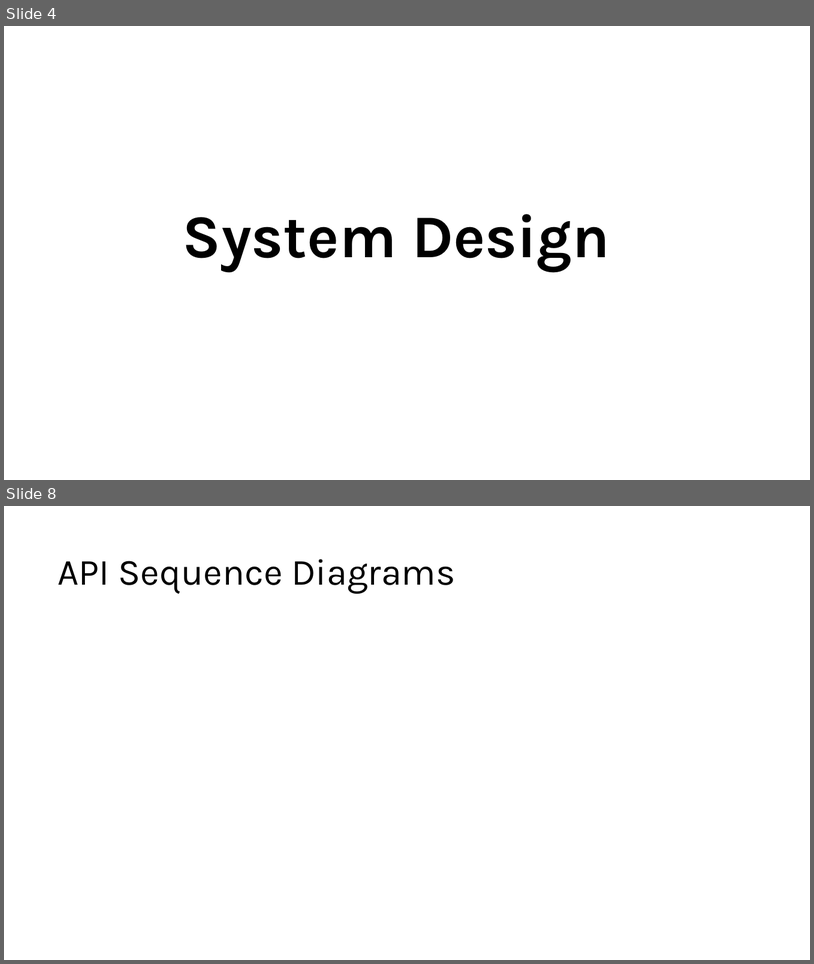
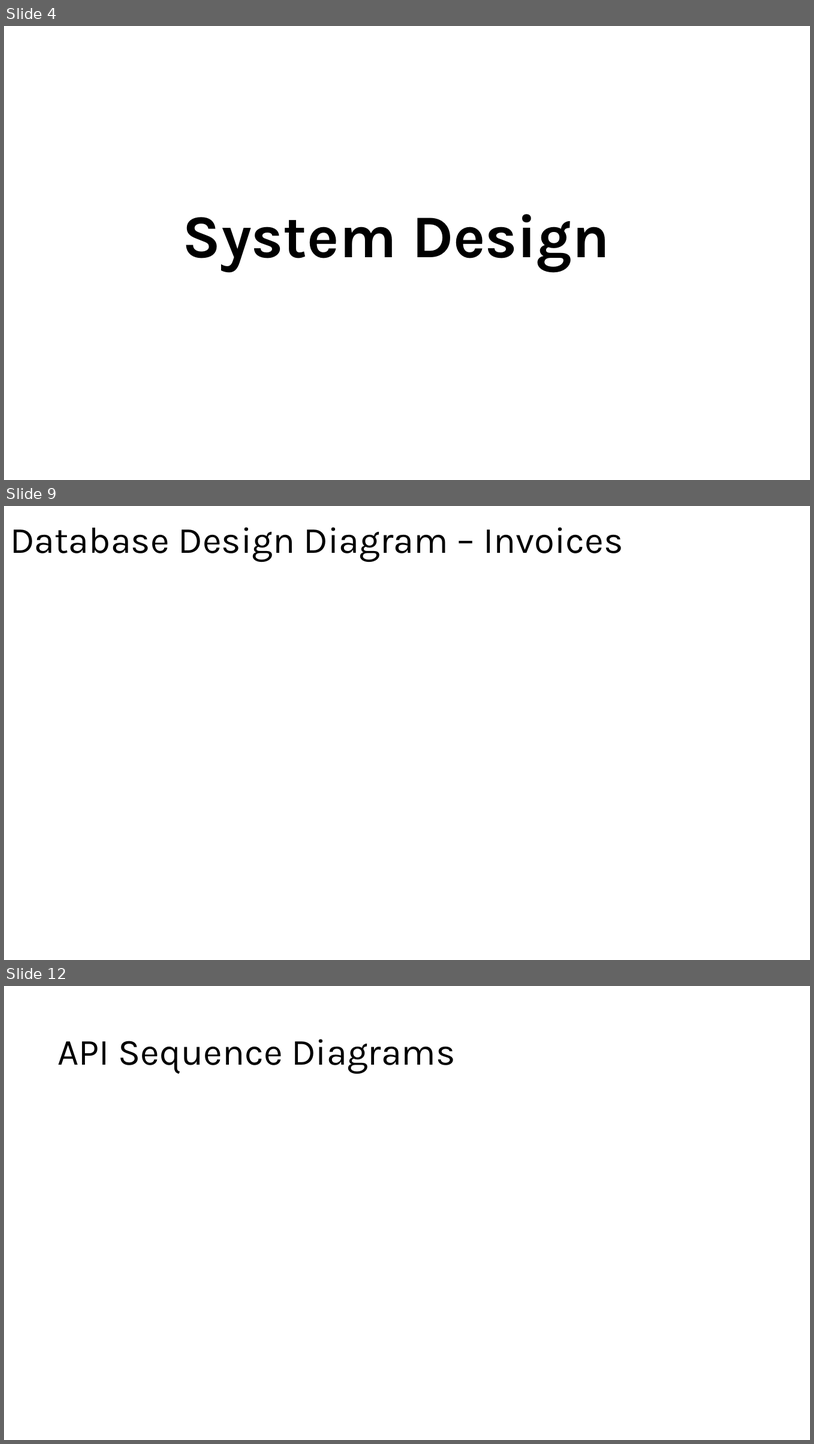
Before and after one commit to LouiGee/finalProjectBackEnd, a slide deck: Architecture Documents.pptx. Shown one above the other, each under a label of ours: slides 4 and 8 before the commit, slides 4, 9 and 12 after it; the slides between them are not shown. The pictures are 814x964 and 814x1444 pixels, drawn with LibreOffice and Linux fonts; fonts in the diff are those of the drawing. Boxes give left, top, right and bottom in pixels: in the first picture for what was removed or moved away, otherwise in the second. Text is boxed around its words. In the diff, an @@ line names an element or a change of style, - is before the commit and + after.

Commit message:
changes to architecture diagram

```diff
--- a/Architecture Documents.pptx
+++ b/Architecture Documents.pptx
@@ slide 9 added at bbox=[4, 506, 810, 960], background #FFFFFF @@
@@ title added at bbox=[10, 527, 624, 562], 44 pt, text #000000 @@
+Database Design Diagram – Invoices
@@ what was slide 8 is now slide 12 @@
```
Also in this commit, not shown: 5 slides changed, 3 other slides added, 1 other file.
